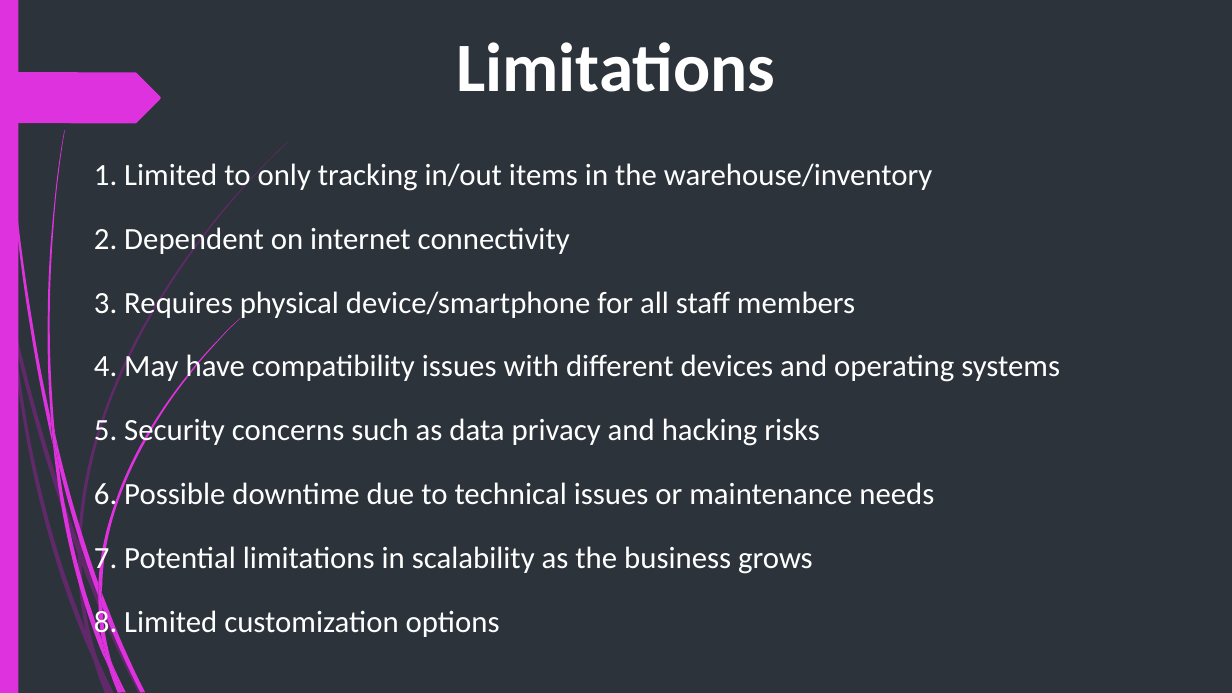
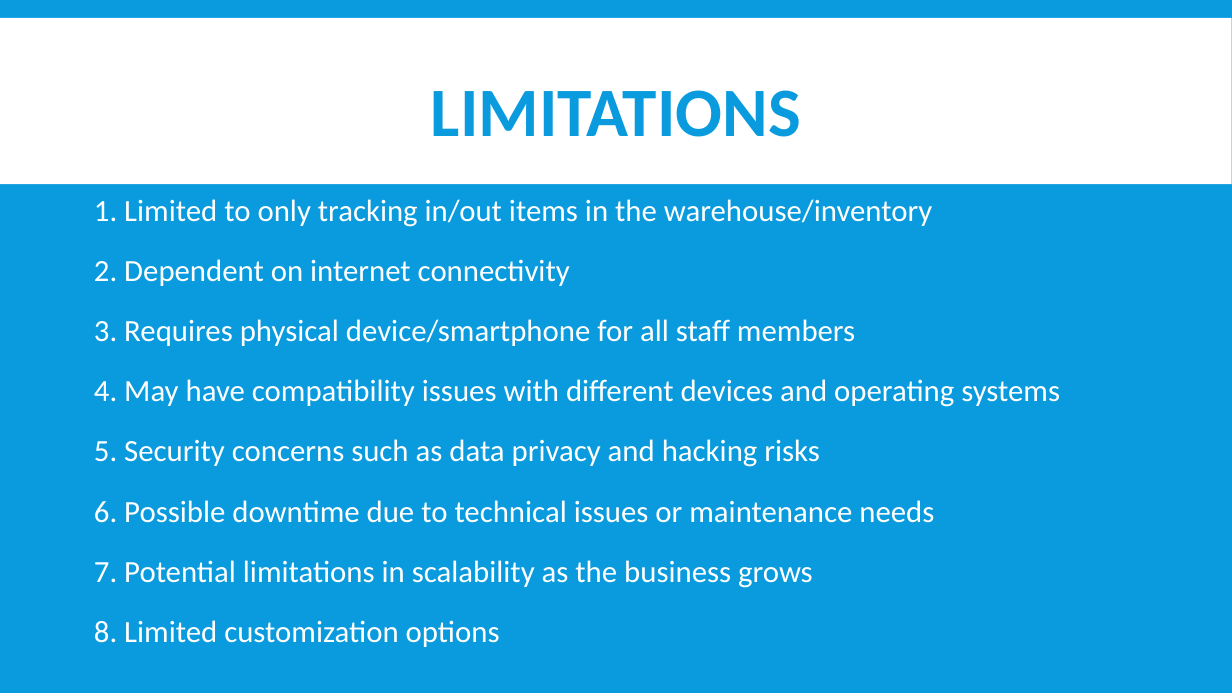
Before and after one commit to abcereno/miniproject1, a slide deck: slide 7 of MINI PROJECT 1 final.pptx. Drawn at 1232x693 pixels with LibreOffice and Linux fonts; fonts in the diff are those of the drawing; background and template pictures are left out. Boxes give left, top, right and bottom in pixels: in the first picture for what was removed or moved away, otherwise in the second. Text is boxed around its words. In the diff, an @@ line names an element or a change of style, - is before the commit and + after.

```diff
--- a/MINI PROJECT 1 final.pptx
+++ b/MINI PROJECT 1 final.pptx
@@ background #2C333A to #099BDD @@
@@ rectangle removed at [0, 0, 18, 693] @@
@@ rectangle added at [0, 18, 1232, 184], fill #FFFFFF @@
@@ freeform shape removed at [0, 72, 161, 123] @@
@@ title "LIMITATIONS" at [431, 90, 801, 137]: vertical alignment top to middle @@
@@ title at [431, 90, 801, 137]: text changed; text colour #FFFFFF to #099BDD @@
-Limitations
+LIMITATIONS
@@ text "1. Limited to only tracking ...": place and size @@
-text "1. Limited to only tracking ..." at [94, 159, 1060, 640]
+text "1. Limited to only tracking ..." at [94, 199, 1060, 647]
@@ text "1. Limited to only tracking ..." at [94, 199, 1060, 647]: line spacing 1.1 to 1 @@
@@ group removed at [0, 141, 288, 693]: 10 freeform shapes @@
@@ group removed at [3, 0, 240, 693]: 12 freeform shapes @@
```
Also in this commit, not shown: 19 other slides changed, 2 slides added, 1 slide removed.
